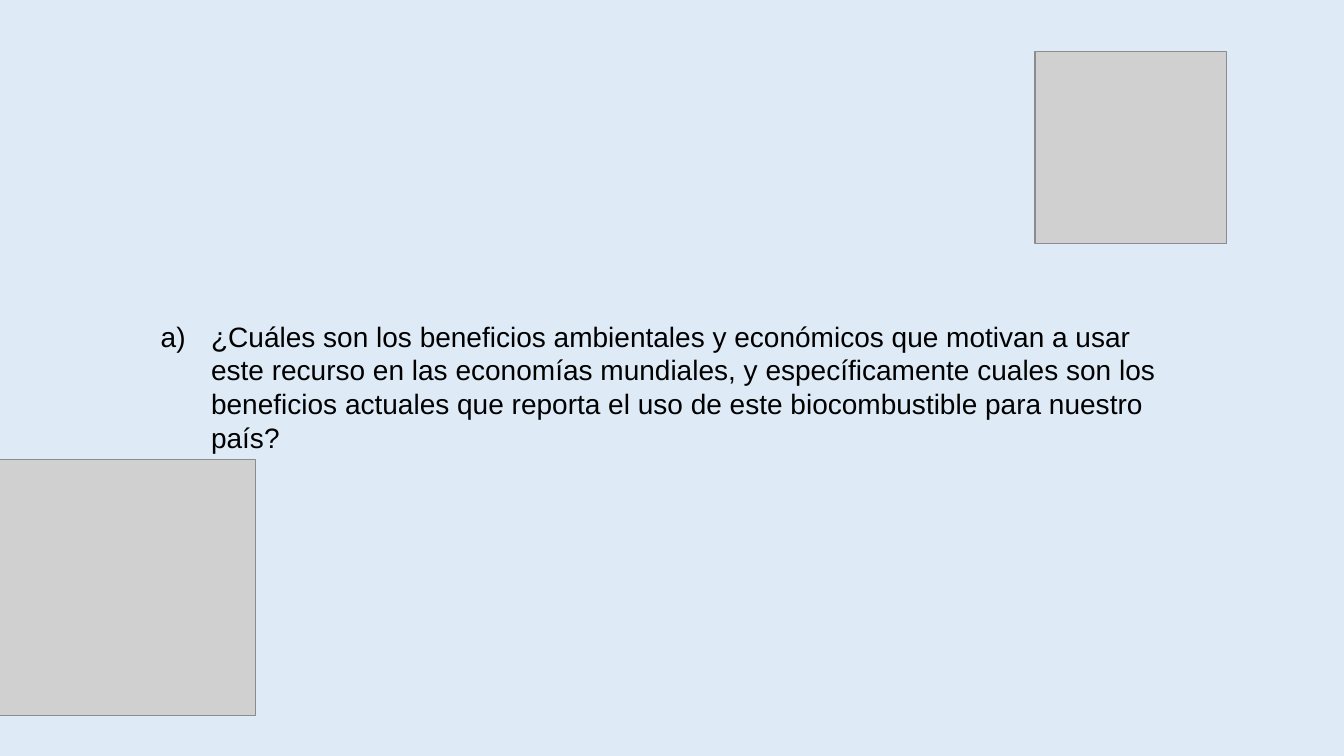
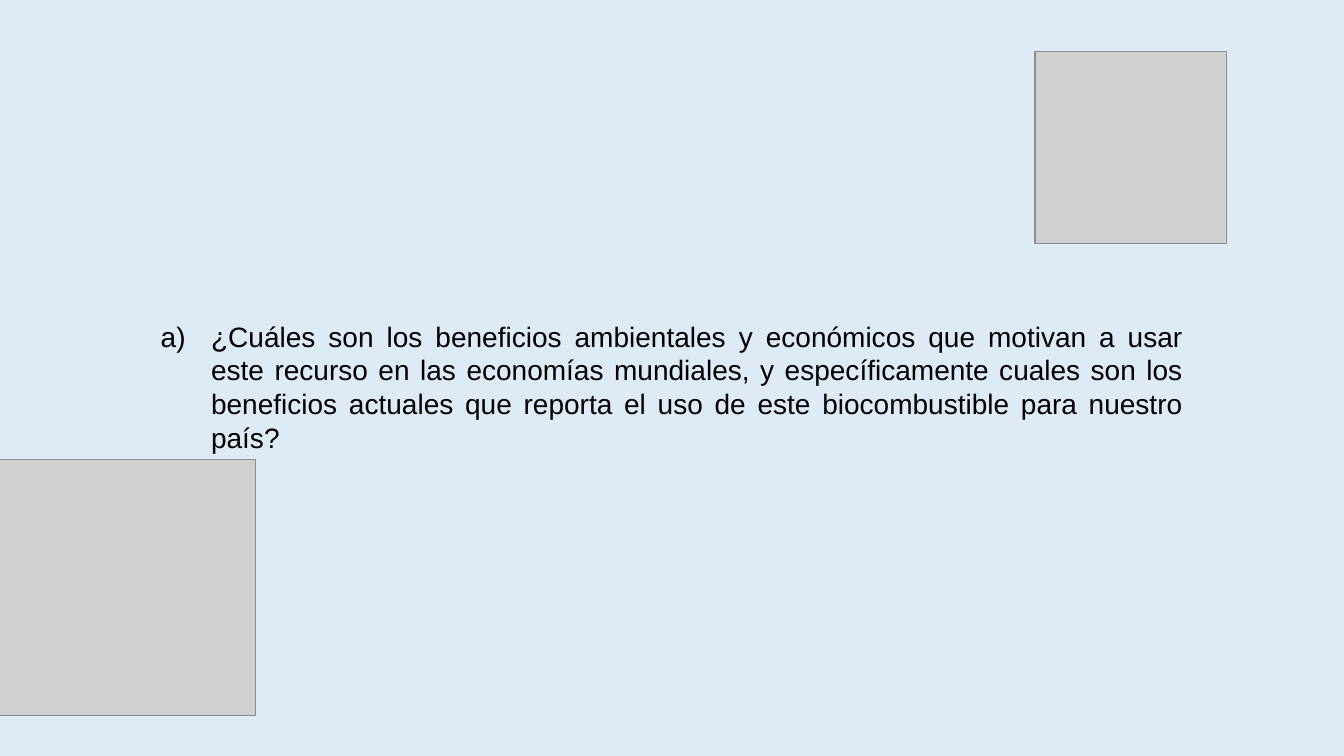
Before and after one commit to amypadron/prower_tesis, a slide deck: slide 52 of Digestión anaerobía.Original.pptx. Drawn at 1344x756 pixels with LibreOffice and Linux fonts; fonts in the diff are those of the drawing; grey boxes stand for pictures. Boxes give left, top, right and bottom in pixels: in the first picture for what was removed or moved away, otherwise in the second. Text is boxed around its words. In the diff, an @@ line names an element or a change of style, - is before the commit and + after.

```diff
--- a/Digestión anaerobía.Original.pptx
+++ b/Digestión anaerobía.Original.pptx
@@ text "¿Cuáles son los beneficios ambientales ..." at (x1=211, y1=326, x2=1183, y2=453): alignment left to justified @@
```
Also in this commit, not shown: 5 other slides changed.
